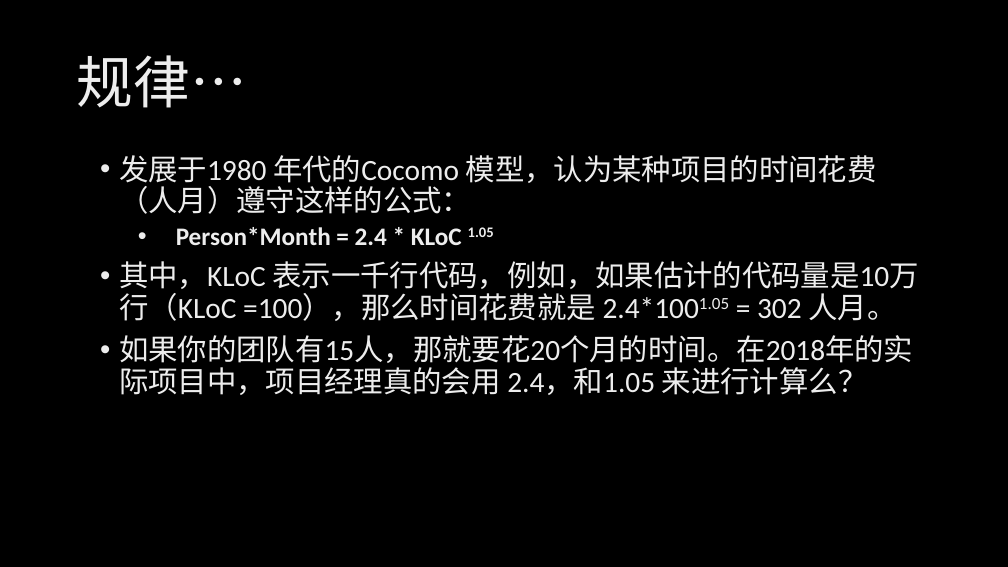
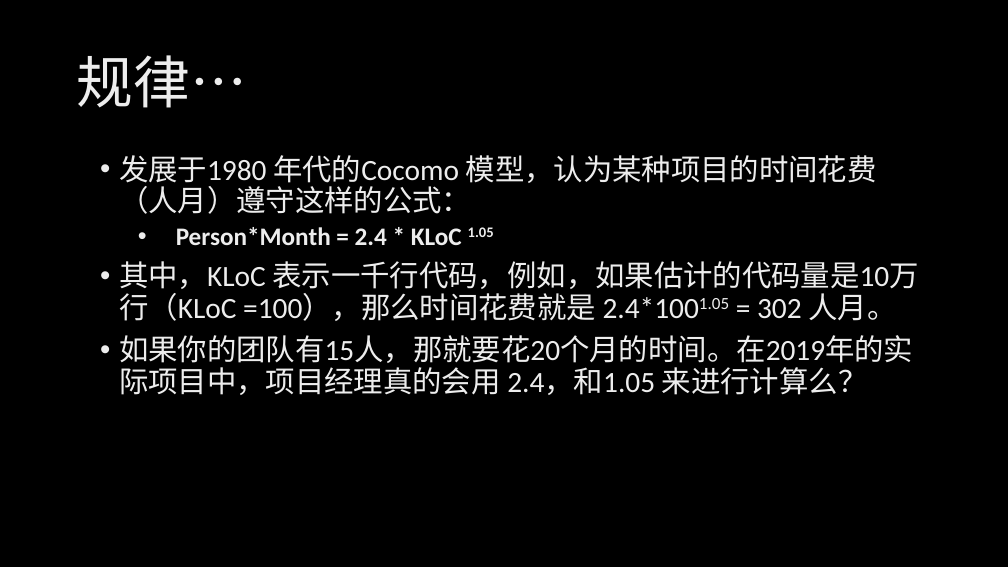
Before and after one commit to xinase/ASE, a slide deck: slide 50 of chapter1/ASE_1_SoftwareEngineering.pptx. Drawn at 1008x567 pixels with LibreOffice and Linux fonts; fonts in the diff are those of the drawing; background and template pictures are left out. Boxes give left, top, right and bottom in pixels: in the first picture for what was removed or moved away, otherwise in the second. Text is boxed around its words. In the diff, an @@ line names an element or a change of style, - is before the commit and + after.

```diff
--- a/chapter1/ASE_1_SoftwareEngineering.pptx
+++ b/chapter1/ASE_1_SoftwareEngineering.pptx
@@ text at bbox=[119, 335, 913, 395]: text changed @@
-• 如果你的团队有15人，那就要花20个月的时间。在2018年的实际项目中，项目经理真的会用 2.4，和1.05 来进行计算么？
+• 如果你的团队有15人，那就要花20个月的时间。在2019年的实际项目中，项目经理真的会用 2.4，和1.05 来进行计算么？
```
Also in this commit, not shown: 5 other slides changed.
